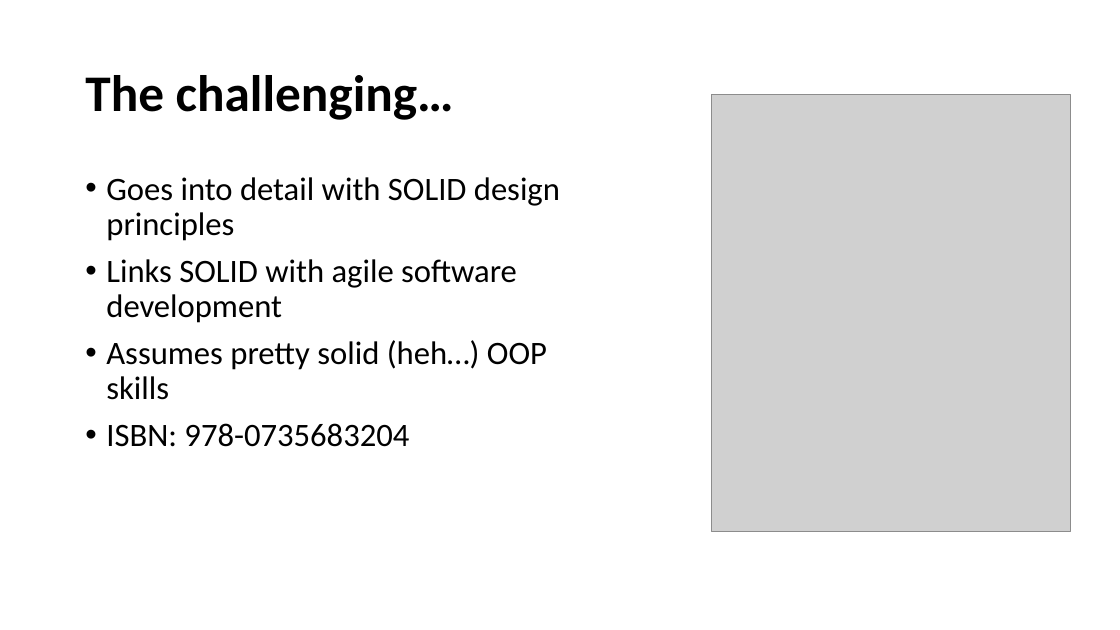
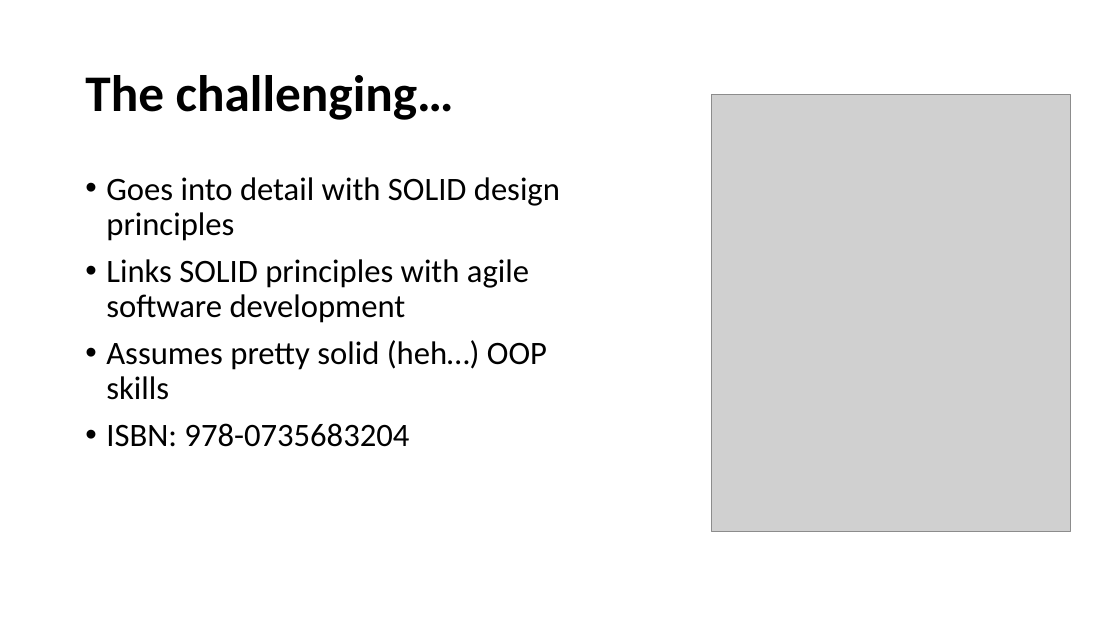
Before and after one commit to perl-easj/Laurea-materials, a slide deck: slide 5 of Pres/Outro.pptx. Drawn at 1120x630 pixels with LibreOffice and Linux fonts; fonts in the diff are those of the drawing; grey boxes stand for pictures. Boxes give left, top, right and bottom in pixels: in the first picture for what was removed or moved away, otherwise in the second. Text is boxed around its words. In the diff, an @@ line names an element or a change of style, - is before the commit and + after.

```diff
--- a/Pres/Outro.pptx
+++ b/Pres/Outro.pptx
@@ text at [106, 259, 529, 323]: text changed @@
-• Links SOLID with agile software development
+• Links SOLID principles with agile software development
```
Also in this commit, not shown: 3 other slides changed, 1 slide added, 1 slide removed, 3 other files.
